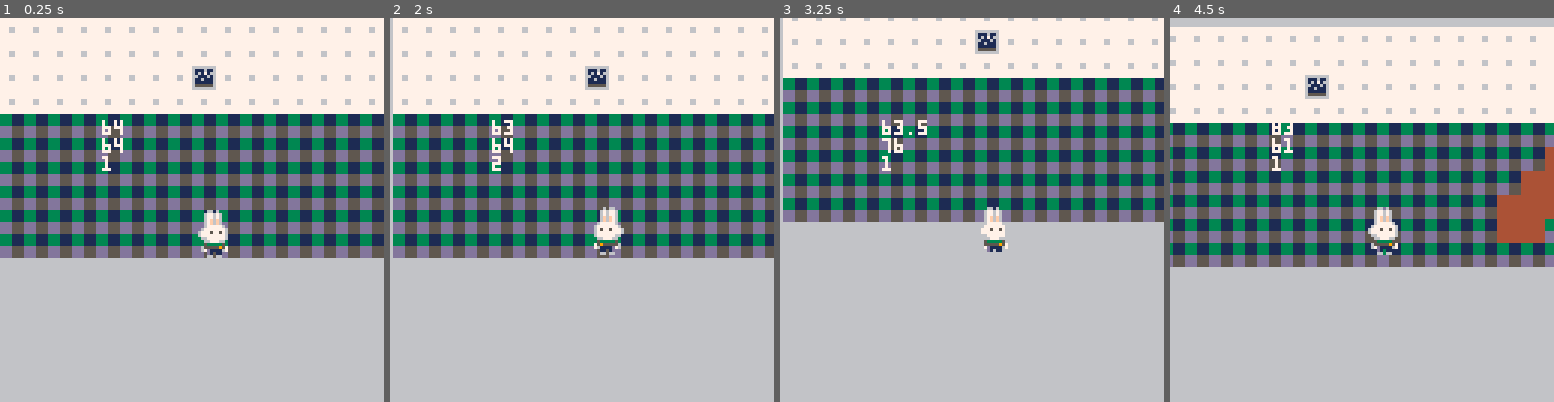
Above: before the commit, frames 1-4 (left to right).
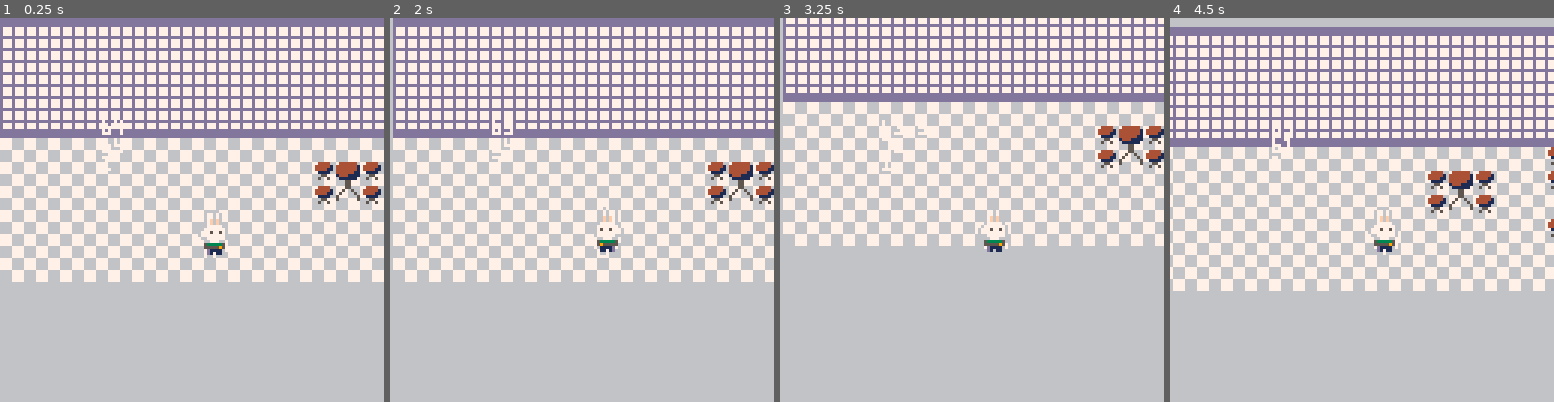
Above: after the commit, the same moments.

Repository: DillySoodles/Pico8
Game: PICO-8 cartridge cooking/cooking.p8
Same seed, same stepped clock (60 frames per second), same inputs: the game is played once before the commit and once after it.
Inputs:
- Up to frame 1 (0.25 s): no input
- Up to frame 2 (2 s): tap X (X key) at 1.07 s; hold Left from 1.97 s (still down)
- Up to frame 3 (3.25 s): tap X (X key) every 0.33 s from 2.07 to 3.07 s; release Left at 2.37 s; hold Down 2.42-2.82 s; hold Right from 2.87 s (still down)
- Up to frame 4 (4.5 s): tap X (X key) every 0.33 s from 3.4 to 4.4 s; release Right at 3.53 s; hold Up 3.58-4.08 s; hold Right from 4.13 s (still down)

The runs differ from the first frame. In frame 1, 51% of the frame differs, in the area x 0-100%, y 0-69%; in frame 2, 51%; in frame 3, 46%; in frame 4, 51%.

Commit message:
Merged through p8tool and copy pasting

Diff:
--- a/cooking/cooking.p8
+++ b/cooking/cooking.p8
@@ -3,7 +3,10 @@
 __lua__
 function _init()
 
-
+cls()
+    --Switching transparent color for sprites
+    --palt(15, true)
+    --palt(0, false)
 
 
     players={}
@@ -66,7 +69,7 @@
 function spawn_stove(x,y)
 add(stoves,
 {
-    sprite=41,
+    sprite=14,
     x=x,
 	   y=y,
     w=2,
@@ -330,14 +333,16 @@
 
 
 
+
 __map__
+0c0c0c0c0c0c0c0c0c0c0c0c0c0c0c0c0c0c0c0d0d0c0c0c0c0c0c0c0c0c0000000000000000000000000000000000000000000000000000000000000000000000000000000000000000000000000000000000000000000000000000000000000000000000000000000000000000000000000000000000000000000000000000
 0a0a0a0a0a0a0a0a0a0a0a0a0a0a0a0a0a0a0a0a0a0a0a0a0a0a0a0a0a0a0000000000000000000000000000000000000000000000000000000000000000000000000000000000000000000000000000000000000000000000000000000000000000000000000000000000000000000000000000000000000000000000000000
 0a0a0a0a0a0a0a0a0a0a0a0a0a0a0a0a0a0a0a0a0a0a0a0a0a0a0a0a0a0a0000000000000000000000000000000000000000000000000000000000000000000000000000000000000000000000000000000000000000000000000000000000000000000000000000000000000000000000000000000000000000000000000000
-0a0a0a0a0a0a0a0a0b0a0a0a0a0a0a0a0a0a0a0a0a0a0a0a0a0a0a0a0a0a0000000000000000000000000000000000000000000000000000000000000000000000000000000000000000000000000000000000000000000000000000000000000000000000000000000000000000000000000000000000000000000000000000
 0a0a0a0a0a0a0a0a0a0a0a0a0a0a0a0a0a0a0a0a0a0a0a0a0a0a0a0a0a0a0000000000000000000000000000000000000000000000000000000000000000000000000000000000000000000000000000000000000000000000000000000000000000000000000000000000000000000000000000000000000000000000000000
-0909090909090909090909090909090909090919190909090909090909090000000000000000000000000000000000000000000000000000000000000000000000000000000000000000000000000000000000000000000000000000000000000000000000000000000000000000000000000000000000000000000000000000
-0909090909090909090909090909090909091919190909090909090909090000000000000000000000000000000000000000000000000000000000000000000000000000000000000000000000000000000000000000000000000000000000000000000000000000000000000000000000000000000000000000000000000000
-0909090909090909090909090909090909191919090909090909090909090000000000000000000000000000000000000000000000000000000000000000000000000000000000000000000000000000000000000000000000000000000000000000000000000000000000000000000000000000000000000000000000000000
-0909090909090909090909090909090919191909090909090909090909090000000000000000000000000000000000000000000000000000000000000000000000000000000000000000000000000000000000000000000000000000000000000000000000000000000000000000000000000000000000000000000000000000
-0909090909090909090909090909090919190909090909090909090909090000000000000000000000000000000000000000000000000000000000000000000000000000000000000000000000000000000000000000000000000000000000000000000000000000000000000000000000000000000000000000000000000000
-0909090909090909090909090909090909090909090909090909090909090000000000000000000000000000000000000000000000000000000000000000000000000000000000000000000000000000000000000000000000000000000000000000000000000000000000000000000000000000000000000000000000000000
+0b0b0b0b0b0b0b0b0b0b0b0b0b0b0b0b0b0b0b2b1b0b0b0b0b0b0b0b0b0b0000000000000000000000000000000000000000000000000000000000000000000000000000000000000000000000000000000000000000000000000000000000000000000000000000000000000000000000000000000000000000000000000000
+0909090909090909090909090909090909092d191a0909090909090909090000000000000000000000000000000000000000000000000000000000000000000000000000000000000000000000000000000000000000000000000000000000000000000000000000000000000000000000000000000000000000000000000000
+090909090909090909090909092d1c2d09092d191a0909090909090909090000000000000000000000000000000000000000000000000000000000000000000000000000000000000000000000000000000000000000000000000000000000000000000000000000000000000000000000000000000000000000000000000000
+090909090909090909090909092d2c2d090909191a0909090909090909090000000000000000000000000000000000000000000000000000000000000000000000000000000000000000000000000000000000000000000000000000000000000000000000000000000000000000000000000000000000000000000000000000
+0909090909090909090909090909090909092d191a0909090909090909090000000000000000000000000000000000000000000000000000000000000000000000000000000000000000000000000000000000000000000000000000000000000000000000000000000000000000000000000000000000000000000000000000
+09090909090909090909090909090909090909292a0909090909090909090000000000000000000000000000000000000000000000000000000000000000000000000000000000000000000000000000000000000000000000000000000000000000000000000000000000000000000000000000000000000000000000000000
+0909090909090909090909090909090909090909090909090909090909090022000000000000000000000000000000000000000000000000000000000000000000000000000000000000000000000000000000000000000000000000000000000000000000000000000000000000000000000000000000000000000000000000
Not shown, changed: 32 lines of the sprite sheet (__gfx__) section of cooking/cooking.p8
